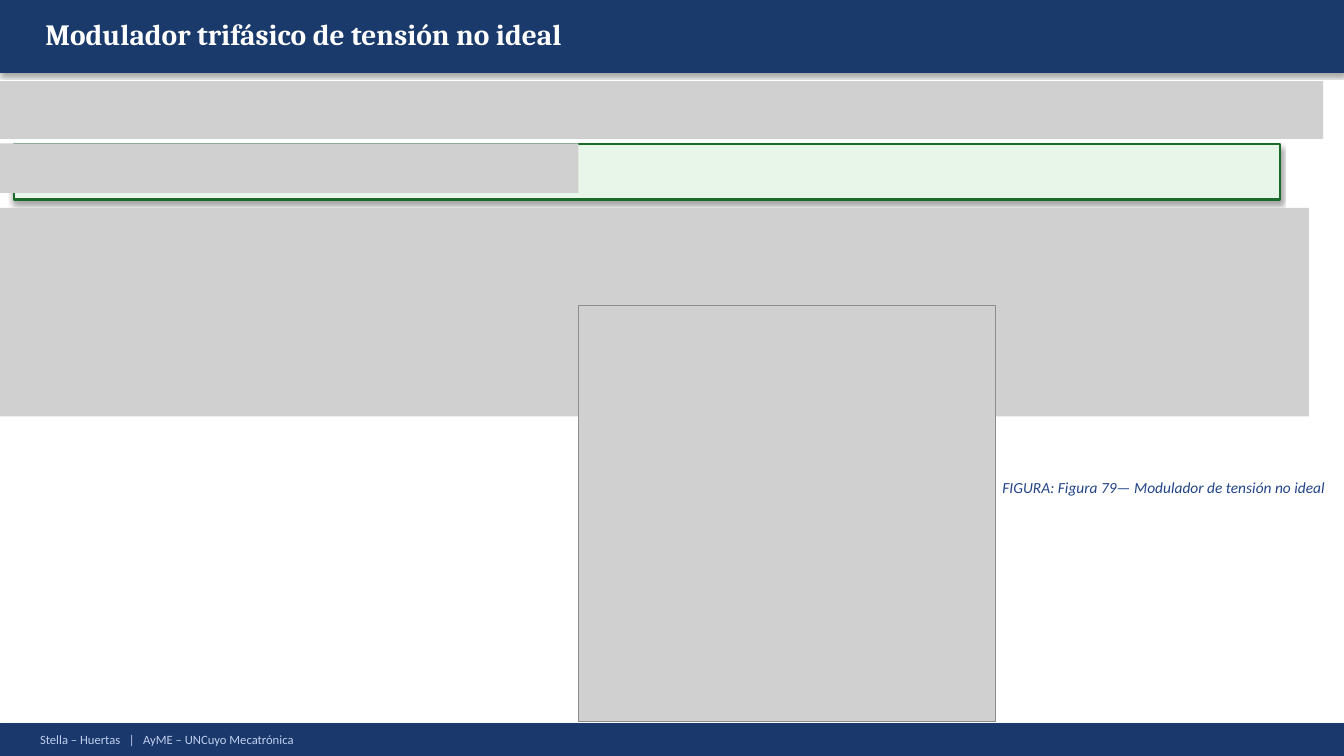
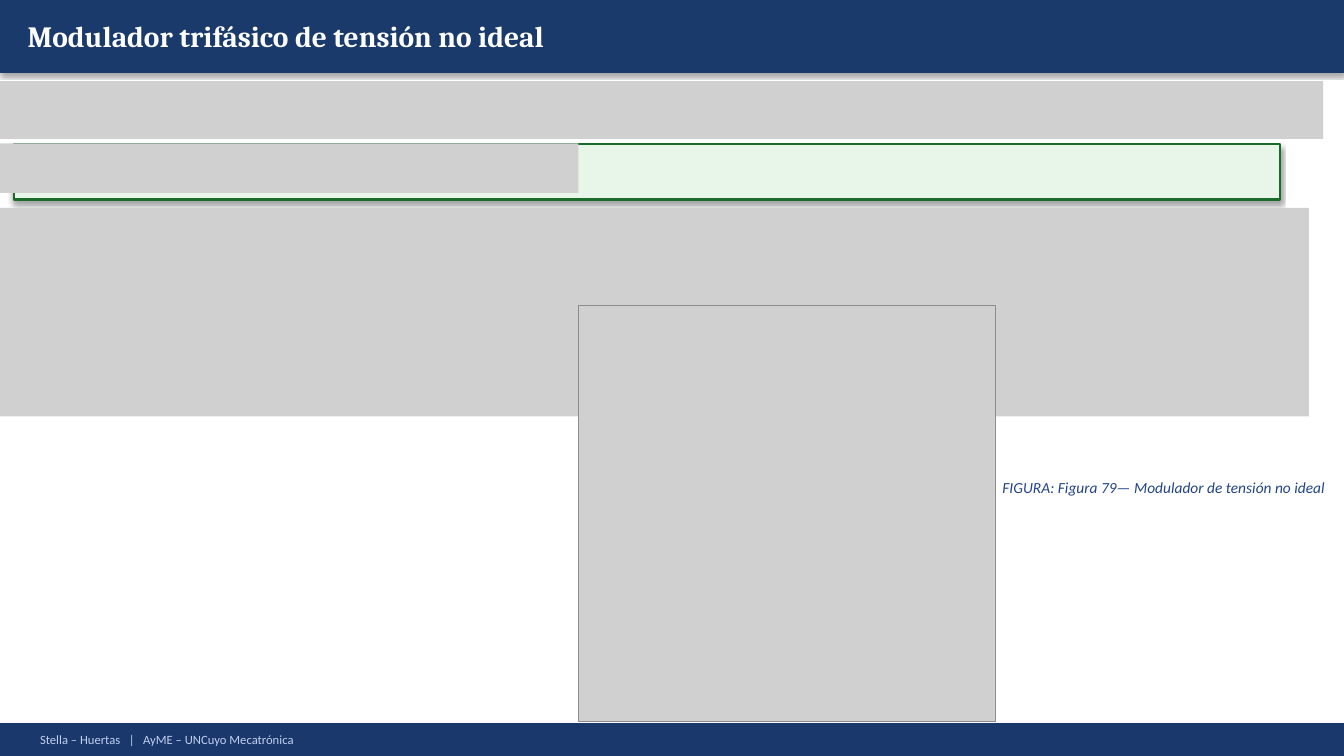
Before and after one commit to Juan-Stella/Automatica-y-maquinas-electricas-final, a slide deck: slide 101 of Presentación/AyME_Stella_Huertas_Presentacion1.pptx. Drawn at 1344x756 pixels with LibreOffice and Linux fonts; fonts in the diff are those of the drawing; grey boxes stand for pictures. Boxes give left, top, right and bottom in pixels: in the first picture for what was removed or moved away, otherwise in the second. Text is boxed around its words. In the diff, an @@ line names an element or a change of style, - is before the commit and + after.

```diff
--- a/Presentación/AyME_Stella_Huertas_Presentacion1.pptx
+++ b/Presentación/AyME_Stella_Huertas_Presentacion1.pptx
@@ text "Modulador trifásico de tensión no ...": place and size @@
-text "Modulador trifásico de tensión no ..." at box(45, 24, 561, 46)
+text "Modulador trifásico de tensión no ..." at box(28, 26, 543, 48)
```
Also in this commit, not shown: 3 other slides changed.
